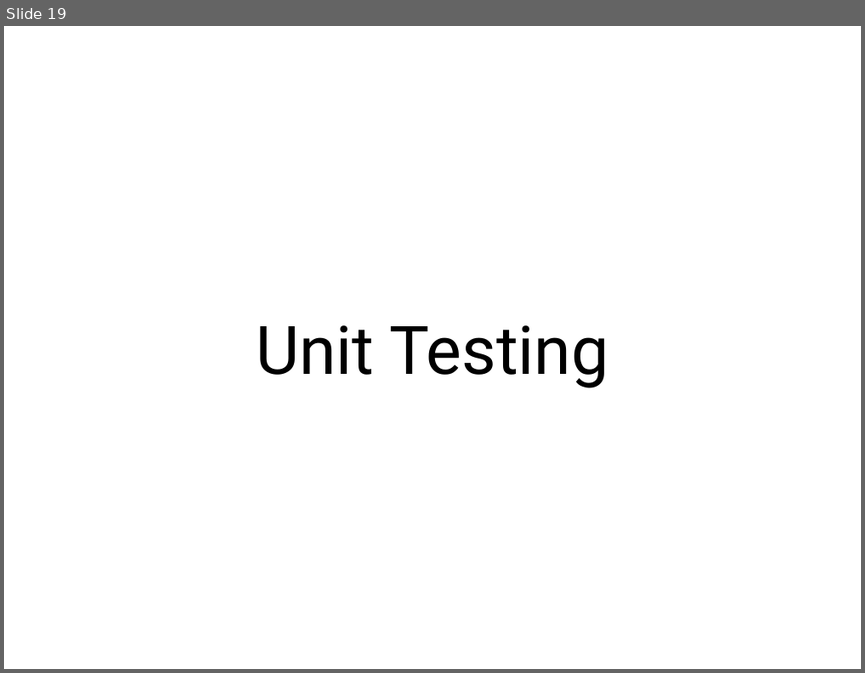
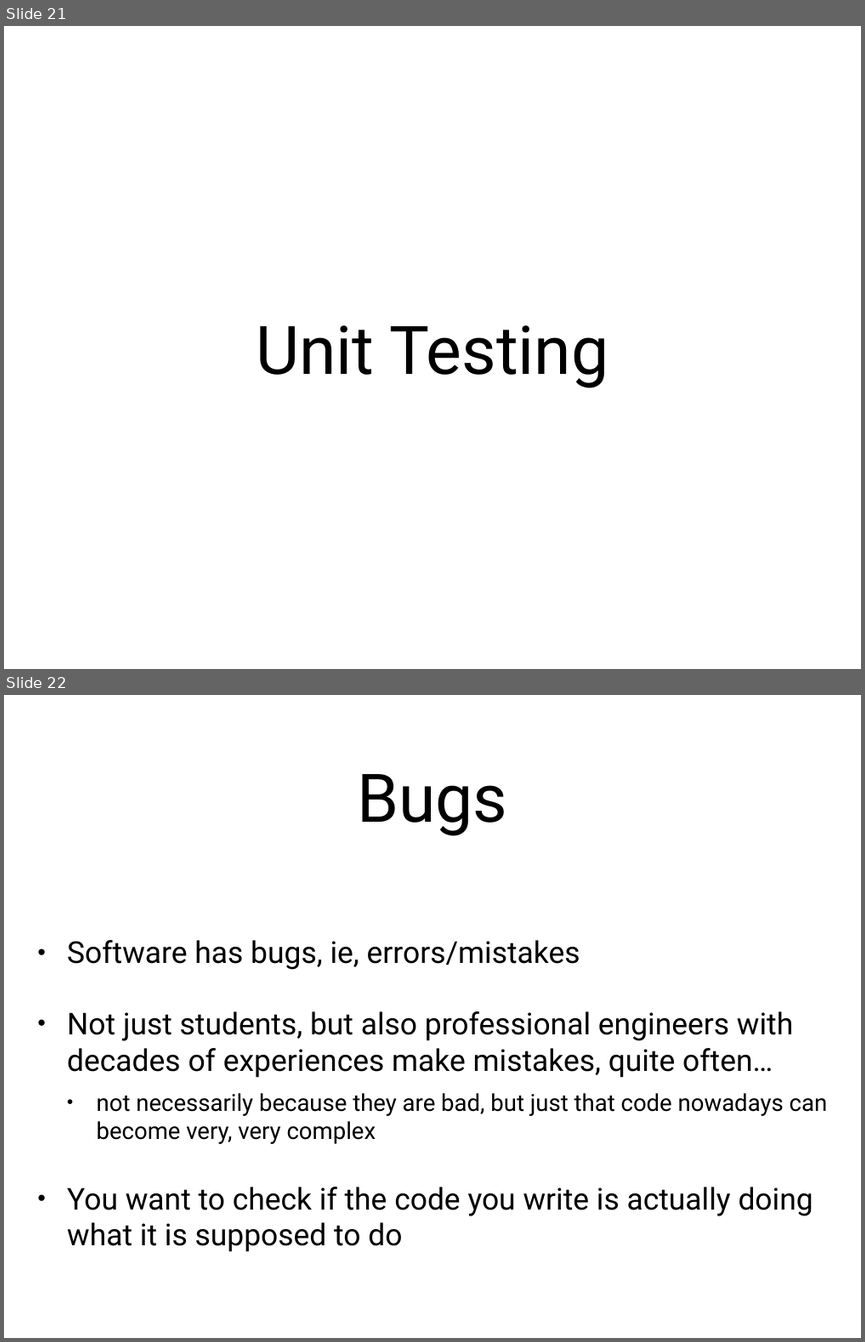
Before and after one commit to arcuri82/algorithms, a slide deck: docs/slides/01/01_intro.pptx. Shown one above the other, each under a label of ours: slide 19 before the commit, slides 21 and 22 after it. The pictures are 865x673 and 865x1342 pixels, drawn with LibreOffice and Linux fonts; fonts in the diff are those of the drawing. Boxes give left, top, right and bottom in pixels: in the first picture for what was removed or moved away, otherwise in the second. Text is boxed around its words. In the diff, an @@ line names an element or a change of style, - is before the commit and + after.

```diff
--- a/docs/slides/01/01_intro.pptx
+++ b/docs/slides/01/01_intro.pptx
@@ slide 22 added at box(4, 695, 861, 1338), background #FFFFFF @@
@@ title added at box(357, 774, 507, 836), 80 pt, text #000000 @@
+Bugs
@@ text added at box(67, 940, 828, 1252), 36 pt, text #000000 @@
+• Software has bugs, ie, errors/mistakes
+• Not just students, but also professional engineers with decades of experiences make mistakes, quite often…
+  • not necessarily because they are bad, but just that code nowadays can become very, very complex
+• You want to check if the code you write is actually doing what it is supposed to do
@@ what was slide 19 is now slide 21 @@
```
Also in this commit, not shown: 9 slides changed, 11 other slides added, 2 slides removed, 1 other file.
